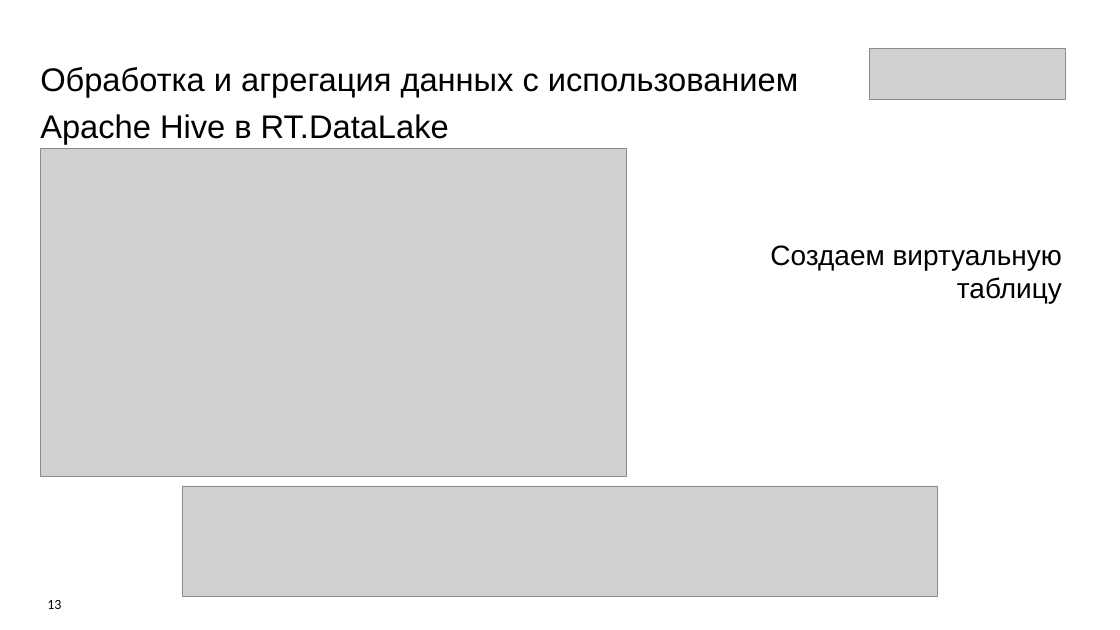
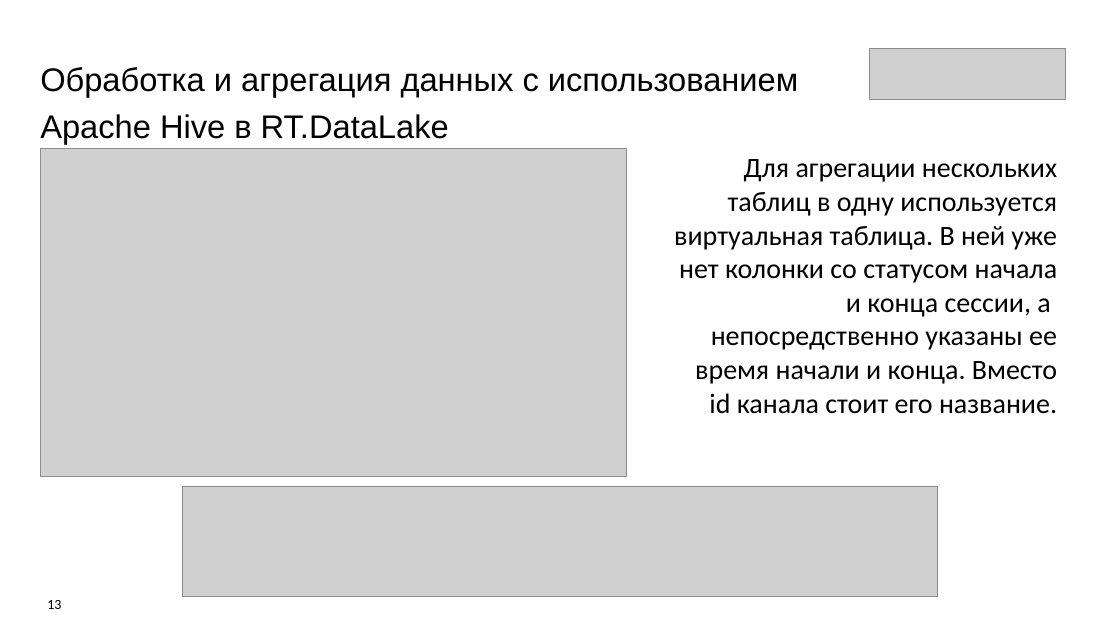
Before and after one commit to Olmeor/Data-engineer_Rostelecom_programming_school, a slide deck: slide 13 of Сertification/presentation.pptx. Drawn at 1120x630 pixels with LibreOffice and Linux fonts; fonts in the diff are those of the drawing; grey boxes stand for pictures. Boxes give left, top, right and bottom in pixels: in the first picture for what was removed or moved away, otherwise in the second. Text is boxed around its words. In the diff, an @@ line names an element or a change of style, - is before the commit and + after.

```diff
--- a/Сertification/presentation.pptx
+++ b/Сertification/presentation.pptx
@@ text at (674, 159, 1058, 414): text changed; font Arial to Calibri @@
-Создаем виртуальную таблицу
+Для агрегации нескольких таблиц в одну используется виртуальная таблица. В ней уже нет колонки со статусом начала и конца сессии, а непосредственно указаны ее время начали и конца. Вместо id канала стоит его название.
```
Also in this commit, not shown: 2 other slides changed, 2 other files.
